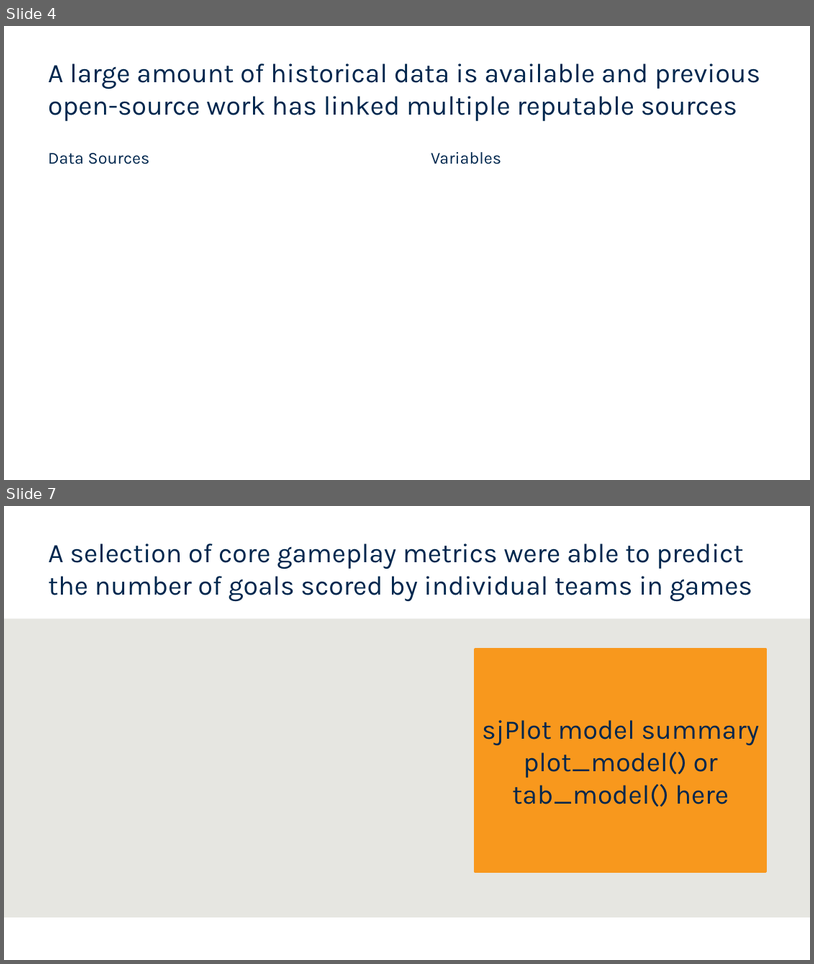
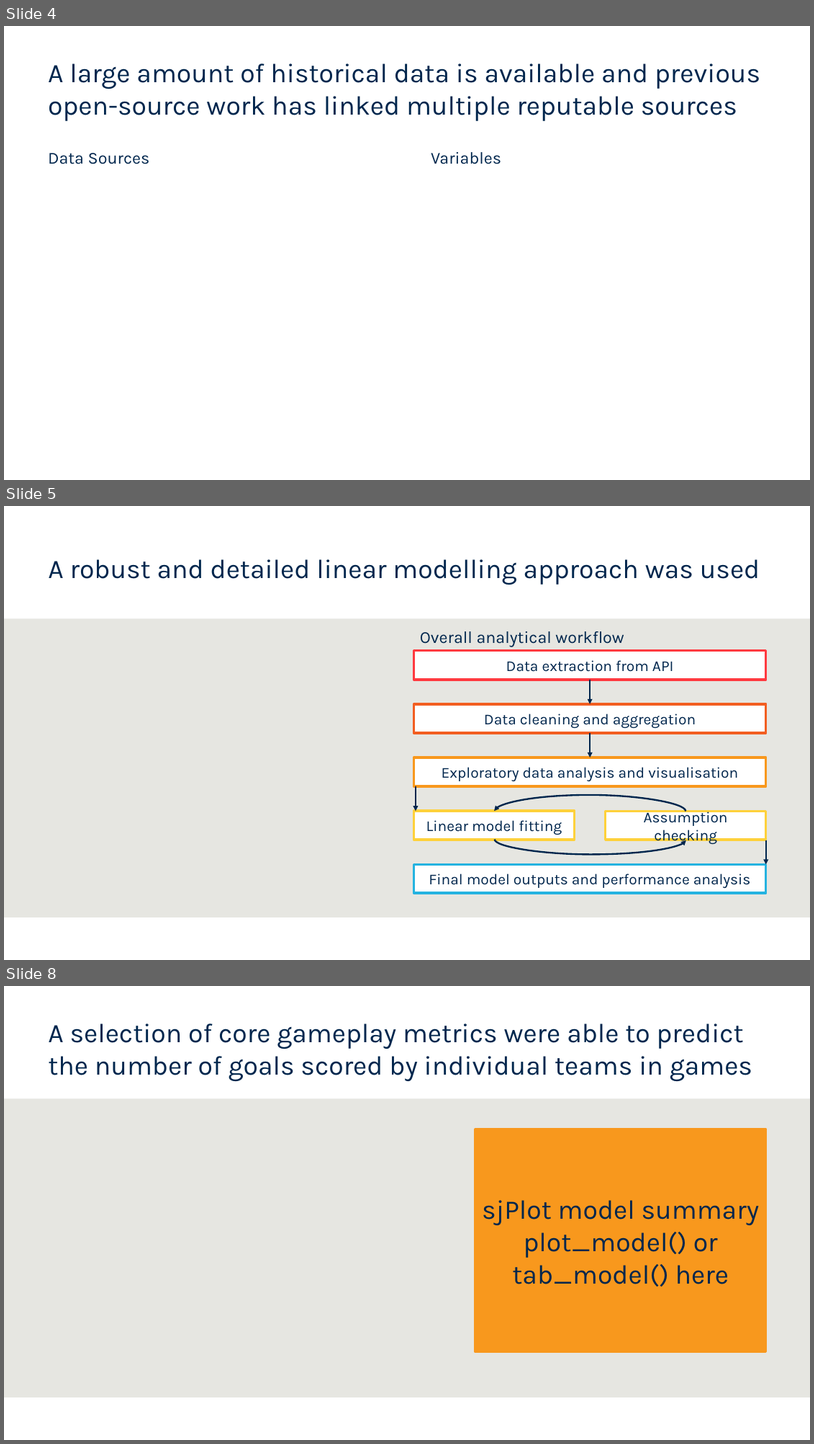
Before and after one commit to hendersontrent/phd-coursework, a slide deck: olet5608/OLET5608 Presentation.pptx. Shown one above the other, each under a label of ours: slides 4 and 7 before the commit, slides 4, 5 and 8 after it; the slides between them are not shown. The pictures are 814x964 and 814x1444 pixels, drawn with LibreOffice and Linux fonts; fonts in the diff are those of the drawing; background and template pictures are left out. Boxes give left, top, right and bottom in pixels: in the first picture for what was removed or moved away, otherwise in the second. Text is boxed around its words. In the diff, an @@ line names an element or a change of style, - is before the commit and + after.

```diff
--- a/olet5608/OLET5608 Presentation.pptx
+++ b/olet5608/OLET5608 Presentation.pptx
@@ slide 5 added at <box>4,506,810,960</box>, background #FFFFFF; not listed: 1 template element that a slide beside it also shows @@
@@ text added at <box>48,559,760,585</box>, 32 pt, text #00264D @@
+A robust and detailed linear modelling approach was used
@@ text added at <box>420,631,624,646</box>, 20 pt, text #00264D @@
+Overall analytical workflow
@@ rectangle added at <box>414,651,766,680</box>, fill #FFFFFF, outline #FF3A40 3 pt, 18 pt, text #00264D @@
+Data extraction from API
@@ arrow added from (590, 680) to (590, 704), #00264D 2 pt @@
@@ rectangle added at <box>414,704,766,733</box>, fill #FFFFFF, outline #F25E21 3 pt, 18 pt, text #00264D @@
+Data cleaning and aggregation
@@ arrow added from (590, 733) to (590, 758), #00264D 2 pt @@
@@ rectangle added at <box>414,758,766,787</box>, fill #FFFFFF, outline #F8981D 3 pt, 18 pt, text #00264D @@
+Exploratory data analysis and visualisation
@@ arrow added from (416, 786) to (416, 811), #00264D 2 pt @@
@@ curved arrow added from (687, 811) to (494, 811), #00264D 2 pt @@
@@ rectangle added at <box>414,811,574,840</box>, fill #FFFFFF, outline #FED13B 3 pt, 18 pt, text #00264D @@
+Linear model fitting
@@ rectangle added at <box>606,811,766,839</box>, fill #FFFFFF, outline #FED13B 3 pt, 18 pt, text #00264D @@
+Assumption checking
@@ curved arrow added from (494, 839) to (687, 840), #00264D 2 pt @@
@@ arrow added from (766, 840) to (766, 864), #00264D 2 pt @@
@@ rectangle added at <box>414,864,766,893</box>, fill #FFFFFF, outline #25B3E0 3 pt, 18 pt, text #00264D @@
+Final model outputs and performance analysis
@@ what was slide 7 is now slide 8 @@
```
Also in this commit, not shown: 3 slides changed, 1 other slide added, 1 slide removed.
